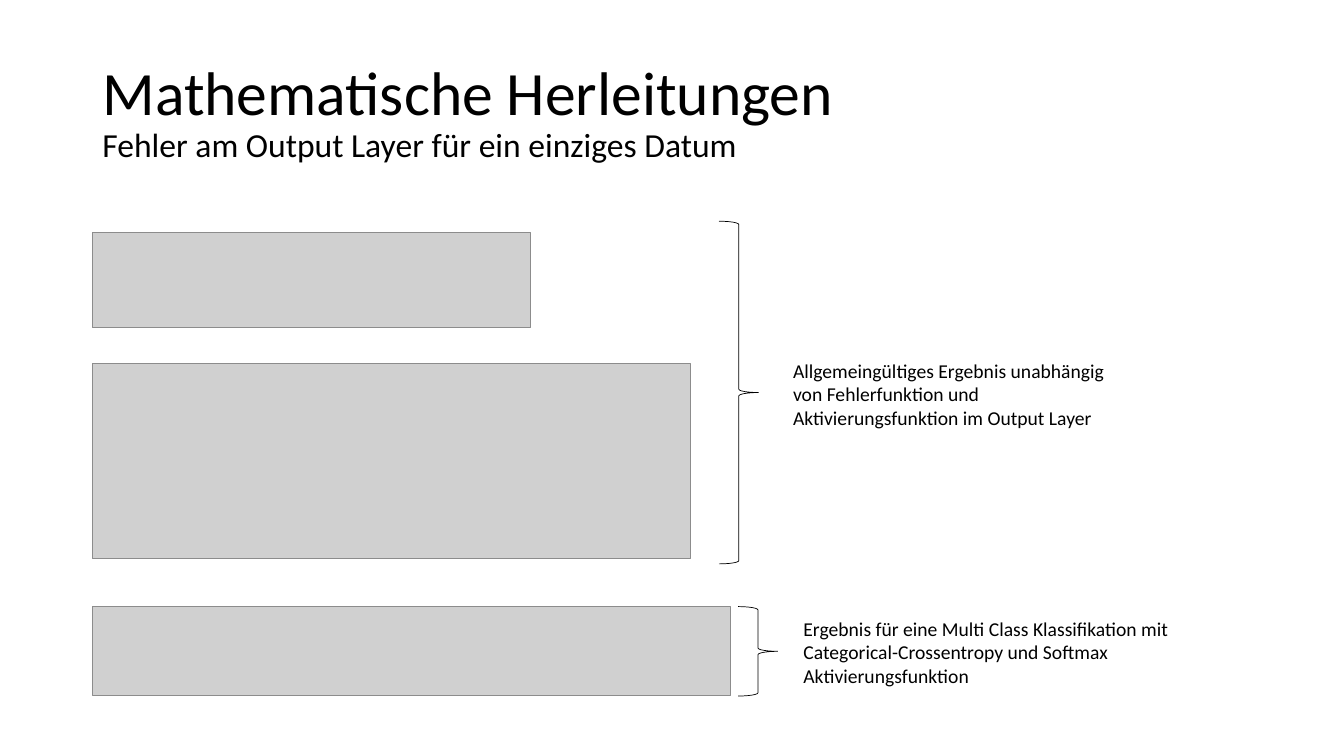
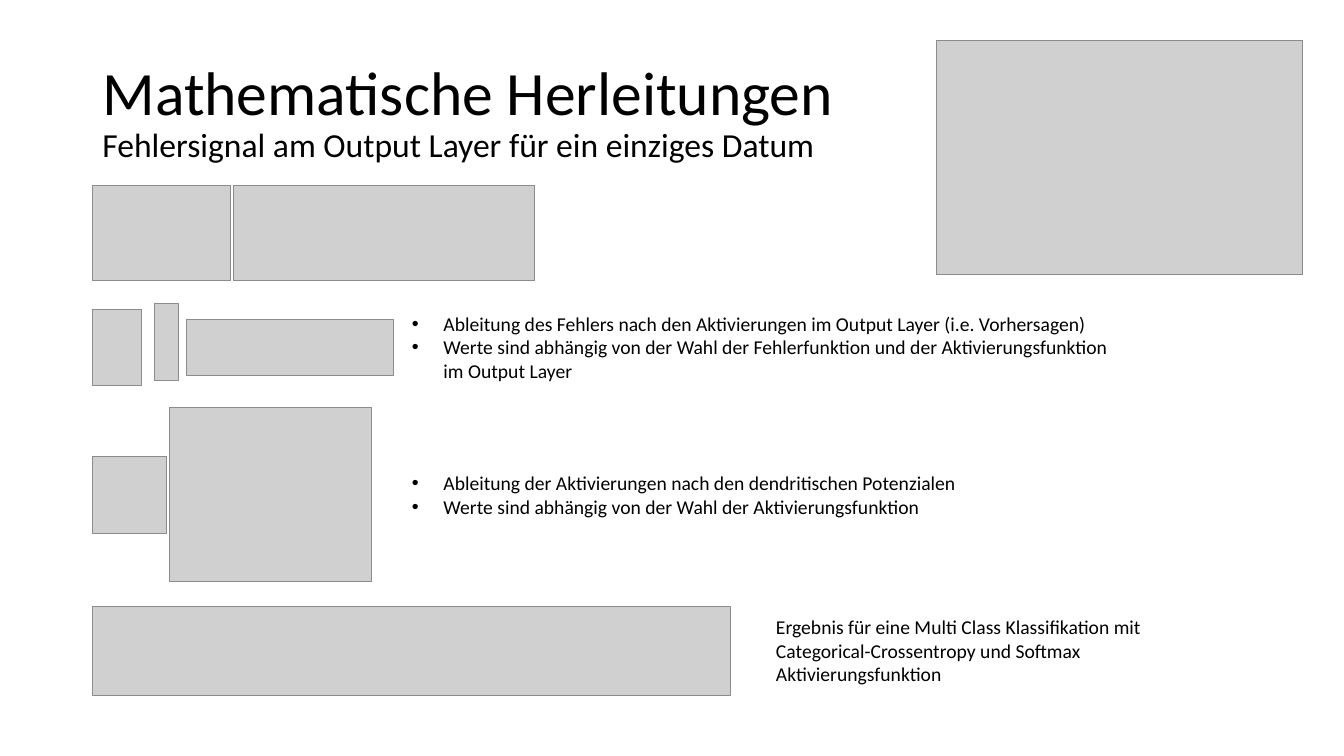
Before and after one commit to kevinsuedmersen/neural_networks_from_scratch, a slide deck: slide 8 of theory/submission/result_presentation.pptx. Drawn at 1344x756 pixels with LibreOffice and Linux fonts; fonts in the diff are those of the drawing; grey boxes stand for pictures. Boxes give left, top, right and bottom in pixels: in the first picture for what was removed or moved away, otherwise in the second. Text is boxed around its words. In the diff, an @@ line names an element or a change of style, - is before the commit and + after.

```diff
--- a/theory/submission/result_presentation.pptx
+++ b/theory/submission/result_presentation.pptx
@@ picture added at [937,40,1303,275] @@
@@ title at [102,72,833,163]: text changed @@
-Mathematische Herleitungen
-Fehler am Output Layer für ein einziges Datum
+Mathematische Herleitungen
+Fehlersignal am Output Layer für ein einziges Datum
@@ picture: place and size @@
-picture at [93,233,531,329]
+picture at [93,186,231,281]
@@ picture added at [233,186,534,281] @@
@@ right brace removed at [719,221,758,564] @@
@@ picture added at [93,310,142,386] @@
@@ picture added at [154,304,178,381] @@
@@ picture: place and size @@
-picture at [93,364,691,559]
+picture at [187,320,394,375]
@@ text added at [443,317,1107,381], 14 pt, text #000000 @@
+• Ableitung des Fehlers nach den Aktivierungen im Output Layer (i.e. Vorhersagen)
+• Werte sind abhängig von der Wahl der Fehlerfunktion und der Aktivierungsfunktion im Output Layer
@@ text removed at [793,364,1104,429] @@
-Allgemeingültiges Ergebnis unabhängig von Fehlerfunktion und Aktivierungsfunktion im Output Layer
@@ picture added at [169,408,372,582] @@
@@ picture added at [93,457,166,533] @@
@@ text added at [443,476,955,518], 14 pt, text #000000 @@
+• Ableitung der Aktivierungen nach den dendritischen Potenzialen
+• Werte sind abhängig von der Wahl der Aktivierungsfunktion
@@ right brace removed at [738,607,777,697] @@
@@ text "Ergebnis für eine Multi Class ...": place and size @@
-text "Ergebnis für eine Multi Class ..." at [803,622,1168,687]
+text "Ergebnis für eine Multi Class ..." at [776,620,1141,685]
```
Also in this commit, not shown: 3 other slides changed, 1 slide added.
